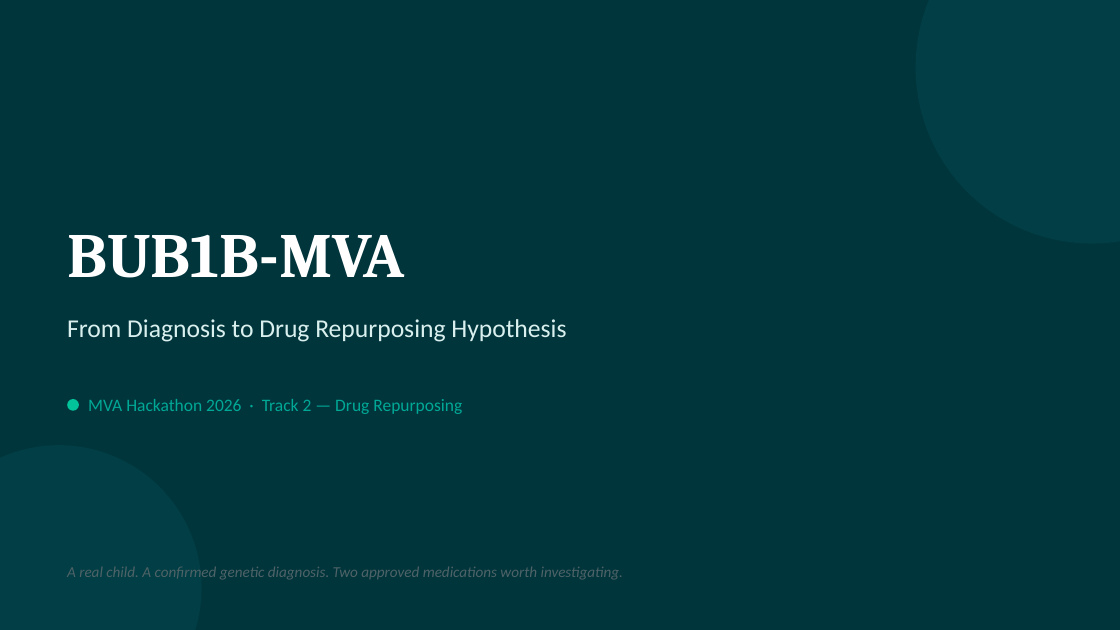
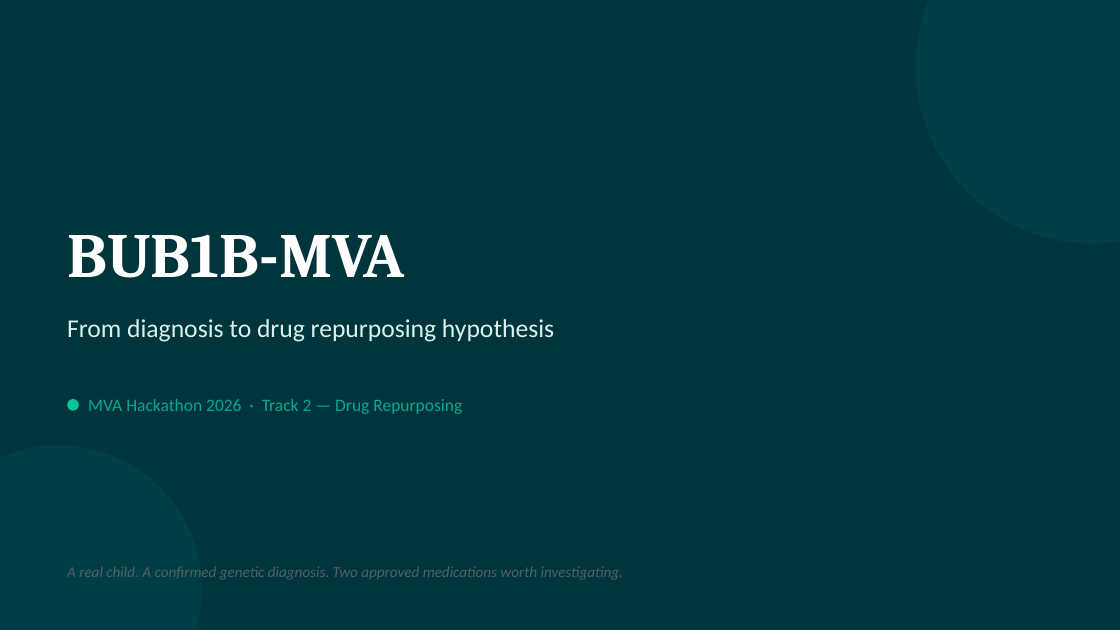
Before and after one commit to RuizHernandez/mva-hackathon-2026, a slide deck: slide 1 of Track 2/pitch_deck.pptx. Drawn at 1120x630 pixels with LibreOffice and Linux fonts; fonts in the diff are those of the drawing. Boxes give left, top, right and bottom in pixels: in the first picture for what was removed or moved away, otherwise in the second. Text is boxed around its words. In the diff, an @@ line names an element or a change of style, - is before the commit and + after.

```diff
--- a/Track 2/pitch_deck.pptx
+++ b/Track 2/pitch_deck.pptx
@@ text at (67,319,554,342): text changed @@
-From Diagnosis to Drug Repurposing Hypothesis
+From diagnosis to drug repurposing hypothesis
```
Also in this commit, not shown: 6 other slides changed.
